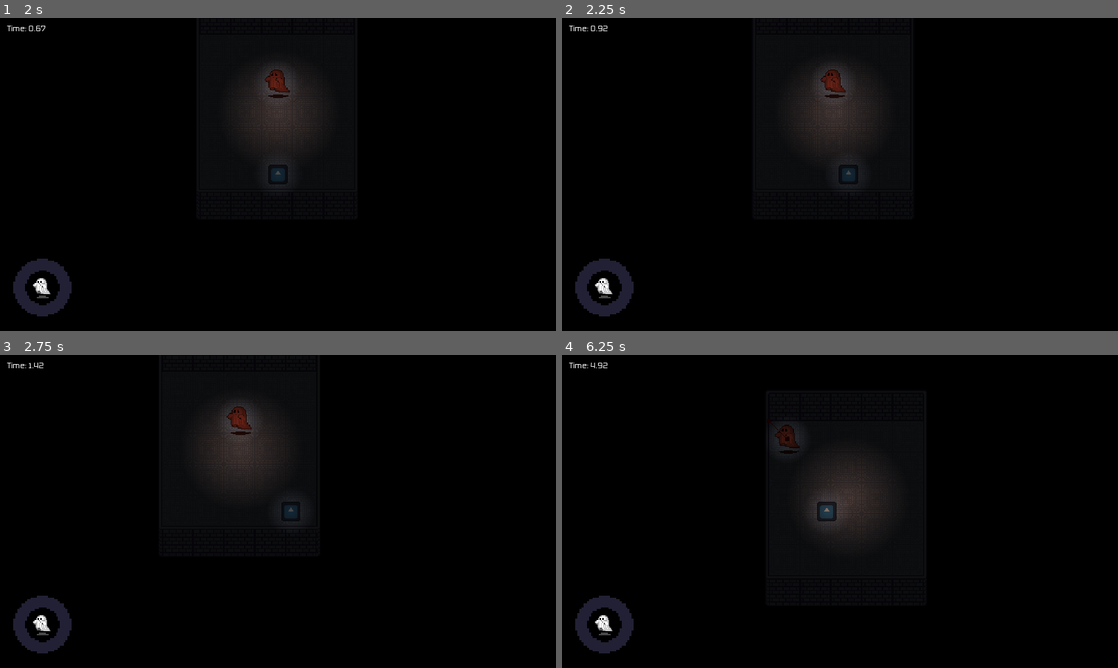
Above: before the commit, frames 1-4 (two rows, left to right).
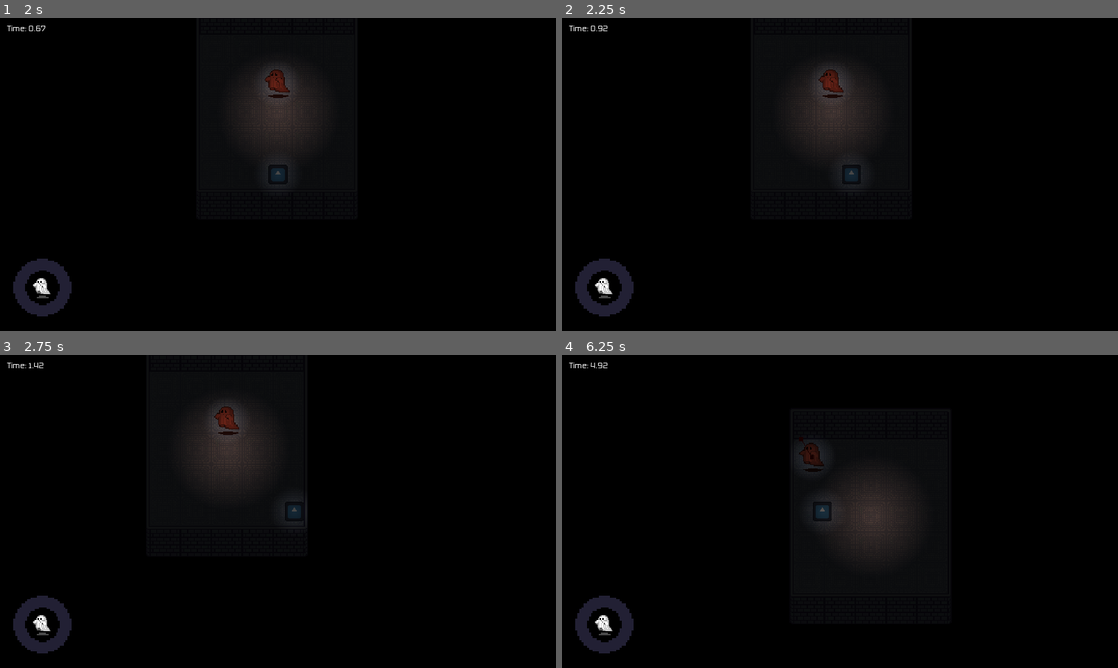
Above: after the commit, the same moments.

Repository: junyynyyn/Summer-Jam-2024
Game: Godot game, scene res://Scenes/Menus/main_menu.tscn
The game is run twice, just before and just after one commit, with the same random seed, the same clock (stepped at 60 frames per second) and the same inputs. The engine's default icon, where the game draws it, is replaced by a stand-in: a white triangle on a blue panel in a dark square.
Inputs:
- Up to frame 1 (2 s): click "Level Select" at 0.5 s; click "1" at 1.25 s
- Up to frame 2 (2.25 s): tap Enter at 2 s; hold D (right) from 2.03 s (still down)
- Up to frame 3 (2.75 s): keep holding D (right)
- Up to frame 4 (6.25 s): release D (right) at 2.78 s; hold S (down) 2.78-3.53 s; hold D (right) 3.53-4.28 s; hold W (up) 4.28-5.03 s; hold A (left) from 5.03 s (still down)

Frame 1 is identical in both runs. In frame 2, 0.2% of the frame differs, in the area x 46-54%, y 16-54%; in frame 3, 0.6%; in frame 4, 1.3%, in the area x 36-63%, y 21-65%.

Commit message:
Fixed Level Select scene requiring old idktheme

Diff:
--- a/UniMelb Game Jam/Scenes/Levels/Level.tscn
+++ b/UniMelb Game Jam/Scenes/Levels/Level.tscn
@@ -9,7 +9,6 @@
 script = ExtResource("1_hmm30")
 
 [node name="UI" parent="." instance=ExtResource("3_ch5gh")]
-unique_name_in_owner = true
 
 [node name="TileMap" type="TileMap" parent="."]
 tile_set = ExtResource("1_2h1ej")
--- a/UniMelb Game Jam/Scenes/Levels/TestLevel2.tscn
+++ b/UniMelb Game Jam/Scenes/Levels/TestLevel2.tscn
@@ -7,7 +7,7 @@
 [ext_resource type="PackedScene" uid="uid://ddtqkme5jcwp6" path="res://Scenes/Enemies/Mirrored Ghost.tscn" id="5_nwqoa"]
 [ext_resource type="PackedScene" uid="uid://cdrqjrhwbo643" path="res://Scenes/Enemies/Vanishing Ghost.tscn" id="6_pp1iq"]
 
-[node name="Level" instance=ExtResource("1_48off")]
+[node name="Level2" instance=ExtResource("1_48off")]
 ghost_quota = 5
 
 [node name="TileMap" parent="." index="1"]
--- a/UniMelb Game Jam/Scenes/Menus/Level Select.tscn
+++ b/UniMelb Game Jam/Scenes/Menus/Level Select.tscn
@@ -16,9 +16,6 @@
 [ext_resource type="Texture2D" uid="uid://b2o4hsfmm4ml0" path="res://Sprites/UI/Left Arrow.png" id="11_1penf"]
 [ext_resource type="Texture2D" uid="uid://rfk0hubvp62g" path="res://Sprites/UI/Left Arrow Hover.png" id="12_5uoml"]
 [ext_resource type="Script" path="res://Scripts/HomeButton.gd" id="15_vjbok"]
-
-[sub_resource type="Theme" id="Theme_kp5m0"]
-Button/font_sizes/font_size = 25
 
 [node name="LevelSelect" type="Control"]
 layout_mode = 3
@@ -88,7 +85,6 @@
 offset_right = 176.0
 offset_bottom = 176.0
 size_flags_horizontal = 4
-theme = SubResource("Theme_kp5m0")
 disabled = true
 texture_normal = ExtResource("3_gc20t")
 texture_hover = ExtResource("4_ewbqh")
@@ -130,7 +126,6 @@
 offset_right = 176.0
 offset_bottom = 176.0
 size_flags_horizontal = 4
-theme = SubResource("Theme_kp5m0")
 texture_normal = ExtResource("3_gc20t")
 texture_hover = ExtResource("4_ewbqh")
 stretch_mode = 0
@@ -172,7 +167,6 @@
 offset_right = 176.0
 offset_bottom = 176.0
 size_flags_horizontal = 4
-theme = SubResource("Theme_kp5m0")
 texture_normal = ExtResource("3_gc20t")
 texture_hover = ExtResource("4_ewbqh")
 stretch_mode = 0
@@ -214,7 +208,6 @@
 offset_right = 176.0
 offset_bottom = 176.0
 size_flags_horizontal = 4
-theme = SubResource("Theme_kp5m0")
 texture_normal = ExtResource("3_gc20t")
 texture_hover = ExtResource("4_ewbqh")
 stretch_mode = 0
@@ -256,7 +249,6 @@
 offset_right = 176.0
 offset_bottom = 176.0
 size_flags_horizontal = 4
-theme = SubResource("Theme_kp5m0")
 texture_normal = ExtResource("3_gc20t")
 texture_hover = ExtResource("4_ewbqh")
 stretch_mode = 0
@@ -298,7 +290,6 @@
 offset_right = 176.0
 offset_bottom = 176.0
 size_flags_horizontal = 4
-theme = SubResource("Theme_kp5m0")
 texture_normal = ExtResource("3_gc20t")
 texture_hover = ExtResource("4_ewbqh")
 stretch_mode = 0
@@ -340,7 +331,6 @@
 offset_right = 176.0
 offset_bottom = 176.0
 size_flags_horizontal = 4
-theme = SubResource("Theme_kp5m0")
 texture_normal = ExtResource("3_gc20t")
 texture_hover = ExtResource("4_ewbqh")
 stretch_mode = 0
@@ -382,7 +372,6 @@
 offset_right = 176.0
 offset_bottom = 176.0
 size_flags_horizontal = 4
-theme = SubResource("Theme_kp5m0")
 texture_normal = ExtResource("3_gc20t")
 texture_hover = ExtResource("4_ewbqh")
 stretch_mode = 0
@@ -424,7 +413,6 @@
 offset_right = 176.0
 offset_bottom = 176.0
 size_flags_horizontal = 4
-theme = SubResource("Theme_kp5m0")
 texture_normal = ExtResource("3_gc20t")
 texture_hover = ExtResource("4_ewbqh")
 stretch_mode = 0
--- a/UniMelb Game Jam/Scenes/ui.tscn
+++ b/UniMelb Game Jam/Scenes/ui.tscn
@@ -36,18 +36,9 @@
 unique_name_in_owner = true
 visible = false
 layout_mode = 3
-anchors_preset = 8
-anchor_left = 0.5
-anchor_top = 0.5
-anchor_right = 0.5
-anchor_bottom = 0.5
-offset_left = -598.0
-offset_top = -305.0
-offset_right = -558.0
-offset_bottom = -265.0
-grow_horizontal = 2
-grow_vertical = 2
-size_flags_horizontal = 6
+anchors_preset = 0
+offset_right = 40.0
+offset_bottom = 40.0
 theme = ExtResource("5_d3wue")
 
 [node name="TextureRect" type="TextureRect" parent="FinishScreen"]
--- a/UniMelb Game Jam/Scripts/Level.gd
+++ b/UniMelb Game Jam/Scripts/Level.gd
@@ -4,7 +4,6 @@
 @export var next_level : PackedScene
 
 var ghost_total : int
-
 
 var timer : float = 0.0
 var timer_active : bool = true
@@ -14,7 +13,6 @@
 	#Get total ghost count and send to UI
 	ghost_total = $Ghosts.get_child_count()
 	$UI.set_ghost_count_max(ghost_total)
-
 
 func _process(delta):
 	# Get current ghost count from player and send to UI, also update timer
@@ -26,8 +24,6 @@
 	# Check if player has hit the ghost collected to finish the level
 	if (Global.player.ghosts_collected.size() >= ghost_quota):
 		complete_level()
-
-
 
 func reset_timer():
 	timer = 0
--- a/UniMelb Game Jam/Scripts/Player.gd
+++ b/UniMelb Game Jam/Scripts/Player.gd
@@ -1,6 +1,6 @@
 extends CharacterBody2D
 
-@export var SPEED : float = 75.0
+@export var SPEED : float = 100.0
 
 @onready var timer = %ReleaseTimer
 
Not shown: 1 places in UniMelb Game Jam/Scenes/Menus/Level Select.tscn that only renumber resources
